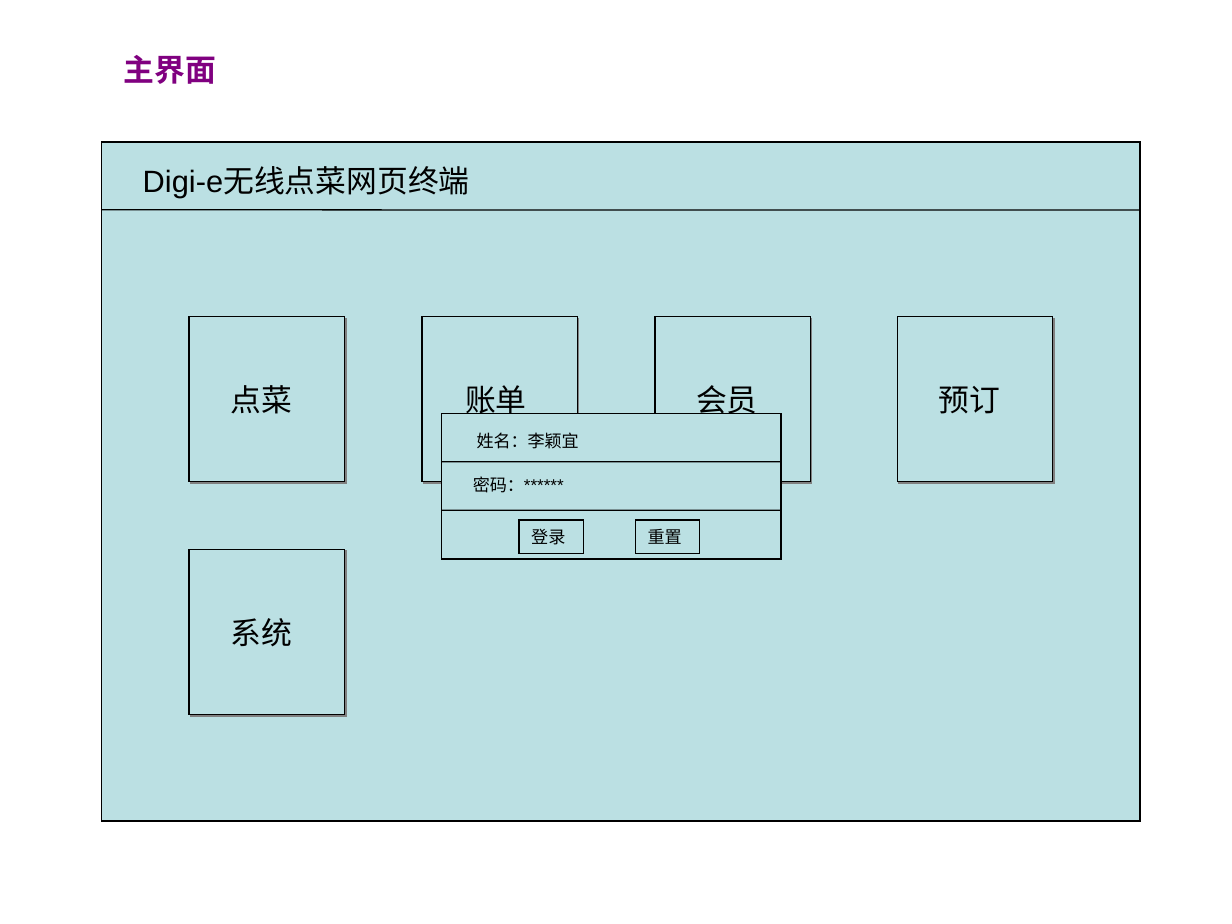
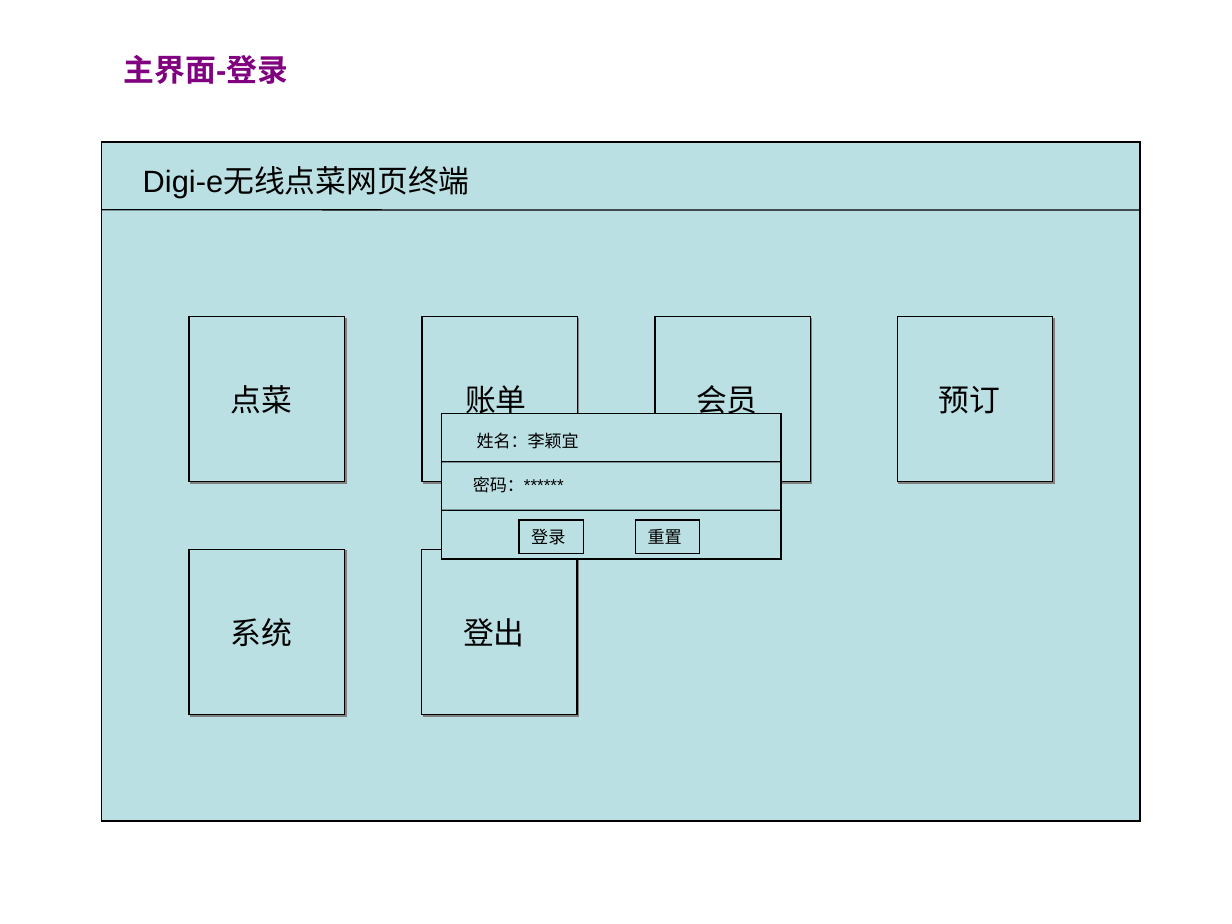
Before and after one commit to runt18/wireless-order-solution, a slide deck: slide 1 of doc/Digi-e网页终端需求.ppt (slide 2 before the commit). Drawn at 1232x924 pixels with LibreOffice and Linux fonts; fonts in the diff are those of the drawing. Boxes give left, top, right and bottom in pixels: in the first picture for what was removed or moved away, otherwise in the second. Text is boxed around its words. In the diff, an @@ line names an element or a change of style, - is before the commit and + after.

```diff
--- a/doc/Digi-e网页终端需求.ppt
+++ b/doc/Digi-e网页终端需求.ppt
@@ text at [124, 55, 288, 84]: text changed @@
-主界面
+主界面-登录
@@ rectangle added at [421, 549, 577, 715], fill #BBE0E3, outline #000000 0.74 pt @@
@@ text added at [463, 618, 525, 647], 18 pt, text #000000 @@
+登出
```
Also in this commit, not shown: 1 other slide changed, 1 slide removed.
